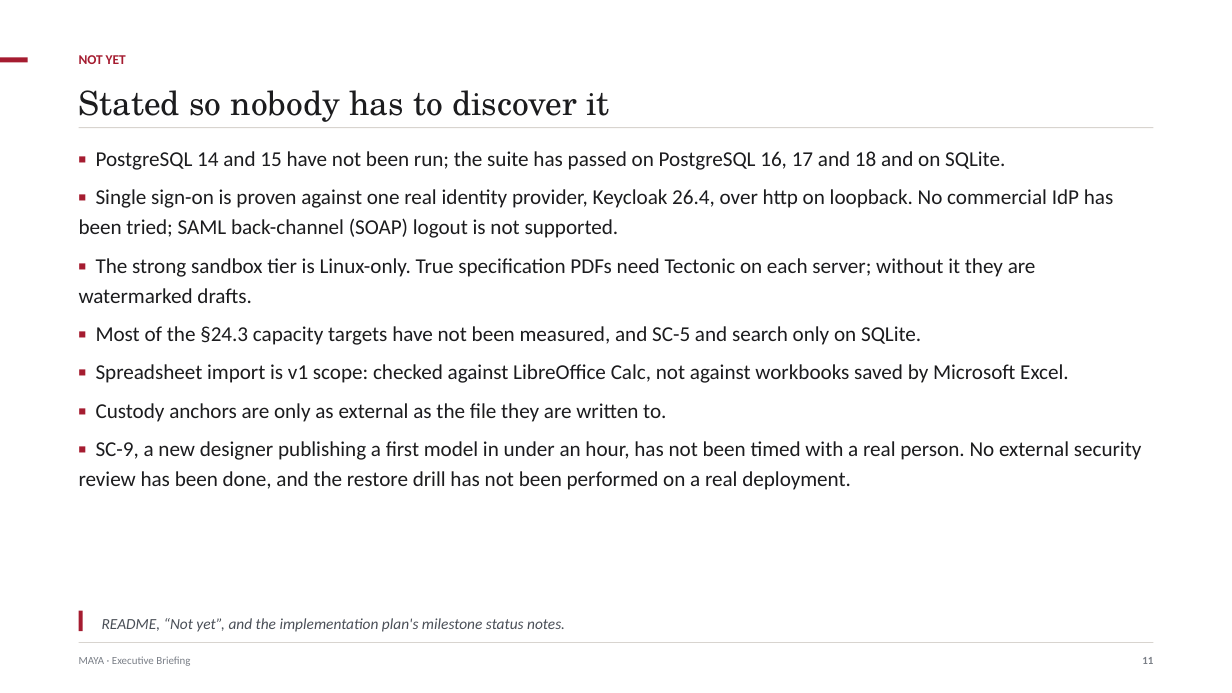
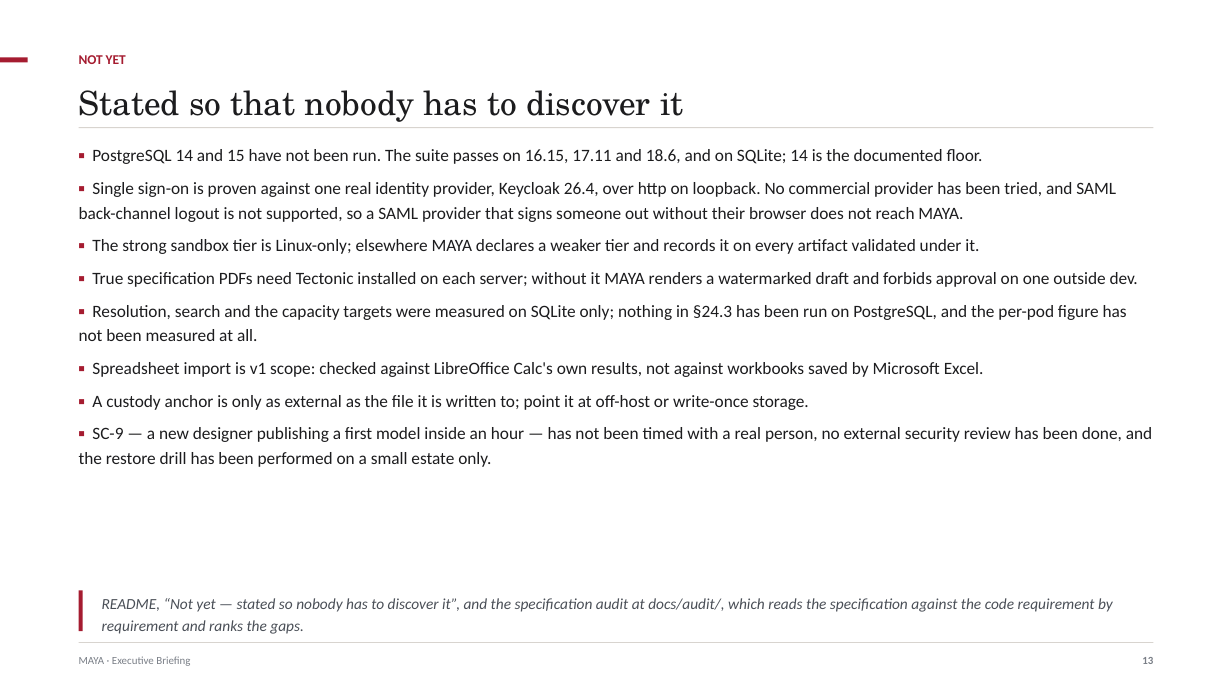
Before and after one commit to ajsinha/maya, a slide deck: slide 13 of docs/MAYA-Executive-Briefing.pptx (slide 11 before the commit). Drawn at 1232x693 pixels with LibreOffice and Linux fonts; fonts in the diff are those of the drawing. Boxes give left, top, right and bottom in pixels: in the first picture for what was removed or moved away, otherwise in the second. Text is boxed around its words. In the diff, an @@ line names an element or a change of style, - is before the commit and + after.

Commit message:
Three decks that tell the product, not the paper
The Concepts and Formalism deck walked the research paper and marked each
construction with what MAYA implements. That is commentary on a document,
not an account of a product: a reader who wanted to know what MAYA does
had to care first about what the paper claims. It is deleted, its module
with it, and the theory now lives only in the paper.

In its place MAYA-Capabilities: what the platform does, ending with one
model carried the whole way -- IFRS 9 expected credit loss, three members
and a combiner, the contract that could not see the combiner's own
parameters, the four places MAYA said no, and the finding the study
refused to flatter, that at portfolio level the allowance is 2.67 times
the loss. A worked example is what makes it a story rather than a list.

The other two are rewritten against the code rather than edited. What the
old decks had got wrong, and now say correctly: fifteen feature operators,
not twelve; six covenant kinds, not five; five rungs of the artifact
ladder gate and the sixth records a warning; MAYA evaluates the formula IR
in process and refuses a declared black box outright rather than scoring
it; fragments are chunked in rows, not bytes; seven capacity targets are
met and one is not met reliably; nine case studies are built, not eleven.
There is no committee primitive, so the slides say approval thresholds.

```diff
--- a/docs/MAYA-Executive-Briefing.pptx
+++ b/docs/MAYA-Executive-Briefing.pptx
@@ text at box(79, 90, 683, 122): text changed @@
-Stated so nobody has to discover it
+Stated so that nobody has to discover it
@@ text at box(79, 149, 1152, 467): text changed; size 16.5 to 13.5 pt @@
-▪ PostgreSQL 14 and 15 have not been run; the suite has passed on PostgreSQL 16, 17 and 18 and on SQLite.
-▪ Single sign-on is proven against one real identity provider, Keycloak 26.4, over http on loopback. No commercial IdP has been tried; SAML back-channel (SOAP) logout is not supported.
-▪ The strong sandbox tier is Linux-only. True specification PDFs need Tectonic on each server; without it they are watermarked drafts.
-▪ Most of the §24.3 capacity targets have not been measured, and SC-5 and search only on SQLite.
-▪ Spreadsheet import is v1 scope: checked against LibreOffice Calc, not against workbooks saved by Microsoft Excel.
-▪ Custody anchors are only as external as the file they are written to.
-▪ SC-9, a new designer publishing a first model in under an hour, has not been timed with a real person. No external security review has been done, and the restore drill has not been performed on a real deployment.
+▪ PostgreSQL 14 and 15 have not been run. The suite passes on 16.15, 17.11 and 18.6, and on SQLite; 14 is the documented floor.
+▪ Single sign-on is proven against one real identity provider, Keycloak 26.4, over http on loopback. No commercial provider has been tried, and SAML back-channel logout is not supported, so a SAML provider that signs someone out without their browser does not reach MAYA.
+▪ The strong sandbox tier is Linux-only; elsewhere MAYA declares a weaker tier and records it on every artifact validated under it.
+▪ True specification PDFs need Tectonic installed on each server; without it MAYA renders a watermarked draft and forbids approval on one outside dev.
+▪ Resolution, search and the capacity targets were measured on SQLite only; nothing in §24.3 has been run on PostgreSQL, and the per-pod figure has not been measured at all.
+▪ Spreadsheet import is v1 scope: checked against LibreOffice Calc's own results, not against workbooks saved by Microsoft Excel.
+▪ A custody anchor is only as external as the file it is written to; point it at off-host or write-once storage.
+▪ SC-9 — a new designer publishing a first model inside an hour — has not been timed with a real person, no external security review has been done, and the restore drill has been performed on a small estate only.
@@ rectangle: place and size @@
-rectangle at box(79, 611, 82, 631)
+rectangle at box(79, 591, 82, 631)
@@ text at box(102, 598, 1113, 634): text changed @@
-README, “Not yet”, and the implementation plan's milestone status notes.
+README, “Not yet — stated so nobody has to discover it”, and the specification audit at docs/audit/, which reads the specification against the code requirement by requirement and ranks the gaps.
@@ text at box(1142, 657, 1153, 664): text changed @@
-11
+13
```
Also in this commit, not shown: 15 other slides changed, 2 slides added, 12 other files.
